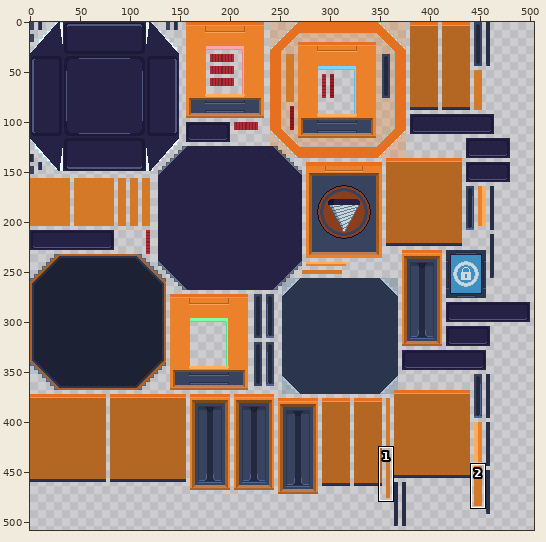
Sprite sheet: Crate.png. Above: a wide view before the commit, with the close-up outlined.
Close-up. As it was:
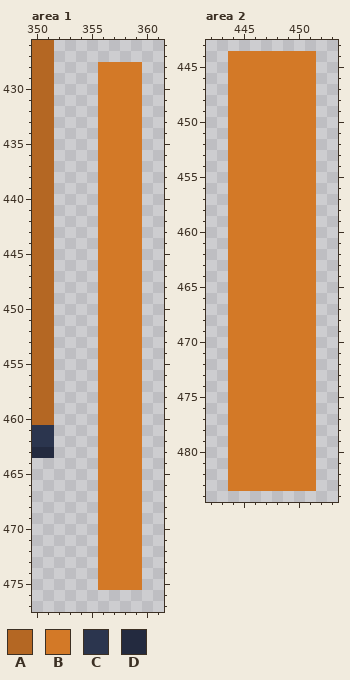
The file is 512x512 pixels. Colours within 5 levels of each other are drawn and written as one. Shown: area 1: x 350..361, y 426..477; area 2: x 442..453, y 443..484. The wide view leaves out empty margins. The commit also changed other parts of the picture, which this record leaves out.
Palette (. is transparent): A #b46723  B #d37927  C #2b354e  D #232a3f
Pixels before, area 1, first column x 350:
426 AA........
427 AA........
428 AA....BBBB
429 AA....BBBB
430 AA....BBBB
431 AA....BBBB
432 AA....BBBB
433 AA....BBBB
434 AA....BBBB
435 AA....BBBB
436 AA....BBBB
437 AA....BBBB
438 AA....BBBB
439 AA....BBBB
440 AA....BBBB
441 AA....BBBB
442 AA....BBBB
443 AA....BBBB
444 AA....BBBB
445 AA....BBBB
446 AA....BBBB
447 AA....BBBB
448 AA....BBBB
449 AA....BBBB
450 AA....BBBB
451 AA....BBBB
452 AA....BBBB
453 AA....BBBB
454 AA....BBBB
455 AA....BBBB
456 AA....BBBB
457 AA....BBBB
458 AA....BBBB
459 AA....BBBB
460 AA....BBBB
461 CC....BBBB
462 CC....BBBB
463 DD....BBBB
464 ......BBBB
465 ......BBBB
466 ......BBBB
467 ......BBBB
468 ......BBBB
469 ......BBBB
470 ......BBBB
471 ......BBBB
472 ......BBBB
473 ......BBBB
474 ......BBBB
475 ......BBBB
Pixels before, area 2, first column x 444:
444 BBBBBBBB
445 BBBBBBBB
446 BBBBBBBB
447 BBBBBBBB
448 BBBBBBBB
449 BBBBBBBB
450 BBBBBBBB
451 BBBBBBBB
452 BBBBBBBB
453 BBBBBBBB
454 BBBBBBBB
455 BBBBBBBB
456 BBBBBBBB
457 BBBBBBBB
458 BBBBBBBB
459 BBBBBBBB
460 BBBBBBBB
461 BBBBBBBB
462 BBBBBBBB
463 BBBBBBBB
464 BBBBBBBB
465 BBBBBBBB
466 BBBBBBBB
467 BBBBBBBB
468 BBBBBBBB
469 BBBBBBBB
470 BBBBBBBB
471 BBBBBBBB
472 BBBBBBBB
473 BBBBBBBB
474 BBBBBBBB
475 BBBBBBBB
476 BBBBBBBB
477 BBBBBBBB
478 BBBBBBBB
479 BBBBBBBB
480 BBBBBBBB
481 BBBBBBBB
482 BBBBBBBB
483 BBBBBBBB
Once edited:
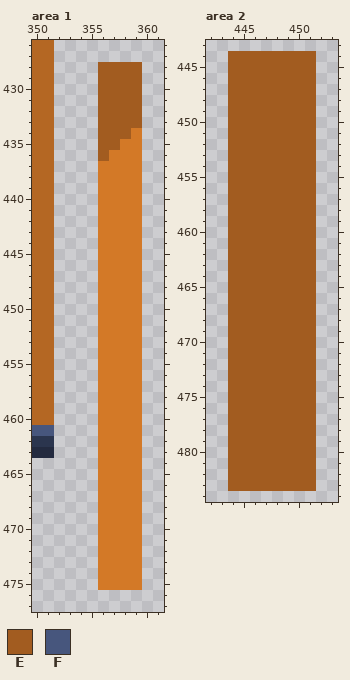
Colours new in this view: E #a25c20  F #47567d
Change:
Changed rows in their new state; - is an unchanged pixel.
Area 1:
first column x 356:
428 EEEE
429 EEEE
430 EEEE
431 EEEE
432 EEEE
433 EEEE
434 EEE-
435 EE--
436 E---
first column x 350:
461 FF
Area 2:
first column x 444:
444 EEEEEEEE
445 EEEEEEEE
446 EEEEEEEE
447 EEEEEEEE
448 EEEEEEEE
449 EEEEEEEE
450 EEEEEEEE
451 EEEEEEEE
452 EEEEEEEE
453 EEEEEEEE
454 EEEEEEEE
455 EEEEEEEE
456 EEEEEEEE
457 EEEEEEEE
458 EEEEEEEE
459 EEEEEEEE
460 EEEEEEEE
461 EEEEEEEE
462 EEEEEEEE
463 EEEEEEEE
464 EEEEEEEE
465 EEEEEEEE
466 EEEEEEEE
467 EEEEEEEE
468 EEEEEEEE
469 EEEEEEEE
470 EEEEEEEE
471 EEEEEEEE
472 EEEEEEEE
473 EEEEEEEE
474 EEEEEEEE
475 EEEEEEEE
476 EEEEEEEE
477 EEEEEEEE
478 EEEEEEEE
479 EEEEEEEE
480 EEEEEEEE
481 EEEEEEEE
482 EEEEEEEE
483 EEEEEEEE
Where, in picture pixels (left, top, right, bottom), the same in both close-ups:
changed: (98, 62, 142, 161)
changed: (32, 425, 54, 436)
changed: (228, 51, 316, 491)
